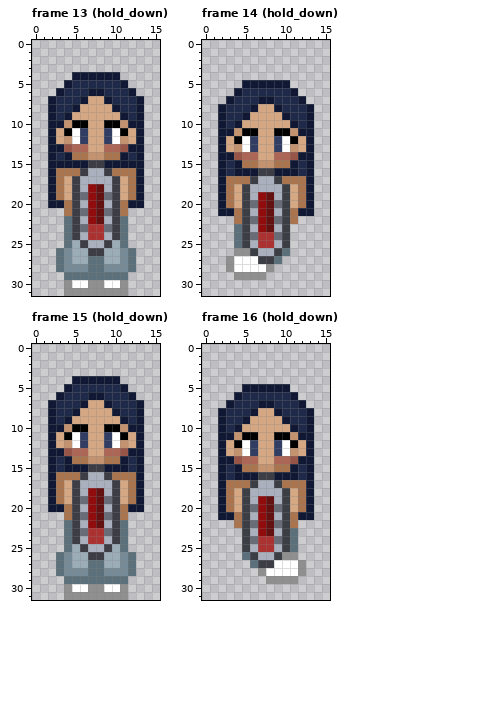
Pixel-art file: art/player_demo.aseprite. Above: the version before the commit.
16x32 pixels, 24 frames. Shown: frame 13 (hold_down), frame 14 (hold_down), frame 15 (hold_down), frame 16 (hold_down). The commit also changed other frames, which this record leaves out.
The same view after the edit:
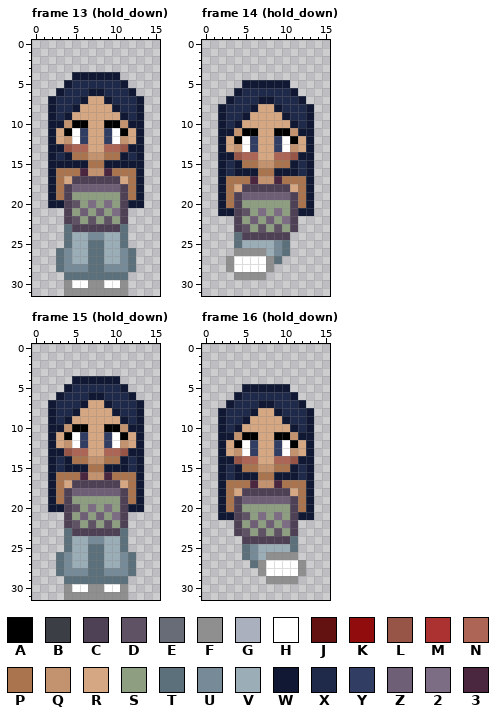
Palette (. is transparent): A #000000  B #3b3e45  C #4e4155  D #5f5265  E #676c76  F #8f8f8f  G #aab0bd  H #ffffff  J #631111  K #910c0c  L #975547  M #ac3232  N #ad6556  P #aa754e  Q #c3936f  R #d6a783  S #8e9f81  T #5c707b  U #768b97  V #9badb7  W #101834  X #1f294a  Y #313d63  Z #6e5e76  2 #7c6c84  3 #4a273f
Difference:
layer "fog_machine" added
layer "thermometer" now hidden
Changed rows in their new state; - is an unchanged pixel.
Frame 13 (hold_down):
first column x 4:
15 ---PP---
16 --3QQ3--
17 -CCCCCC-
18 CZZZZZZC
19 CSSSSSSC
20 CDS2S2SC
21 CSZSZS2C
22 CDSDSDSC
23 -CCCCCC-
24 -VVUUVV-
25 --VTTV--
26 ---TT---
Frame 14 (hold_down):
first column x 4:
16 ---PP---
17 --3QQ3--
18 -CCCCCC-
19 CZZZZZZC
20 CSSSSSSC
21 CDS2S2SC
22 CSZSZS2C
23 CDSDSDSC
24 -CCCCCC-
25 -VVVVUT-
26 --FFVU--
27 ---HF---
Frame 15 (hold_down): the same change as frame 13 (hold_down)
Frame 16 (hold_down):
first column x 4:
16 ---PP---
17 --3QQ3--
18 -CCCCCC-
19 CZZZZZZC
20 CSSSSSSC
21 CDS2S2SC
22 CSZSZS2C
23 CDSDSDSC
24 -CCCCCC-
25 -TUVVVV-
26 --UVFF--
27 ---FH---
